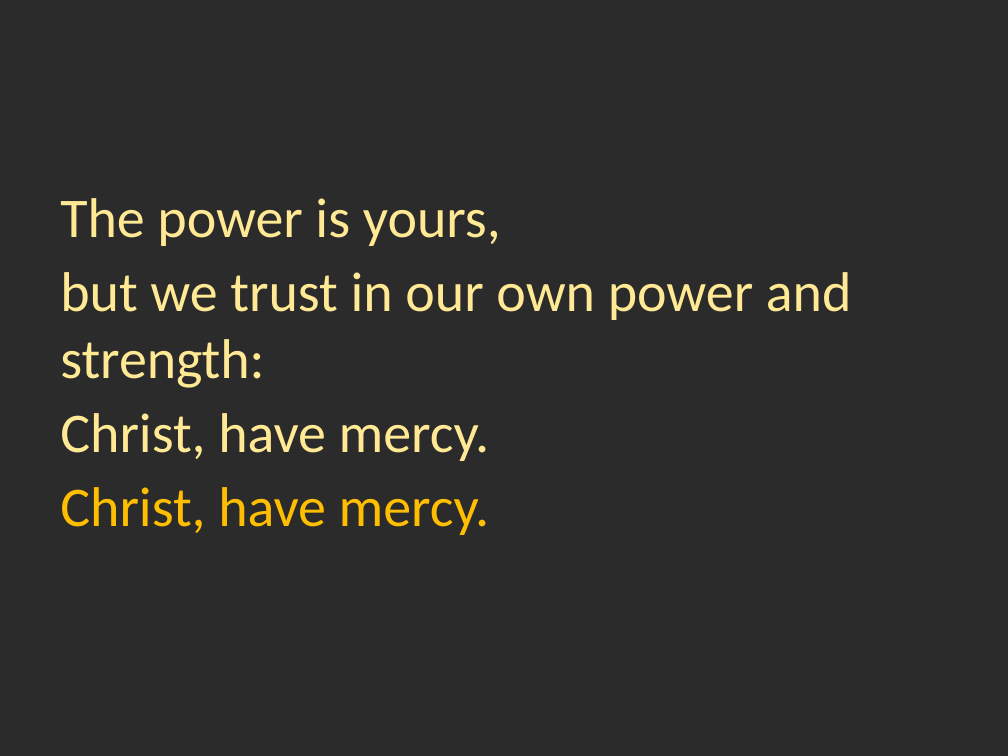
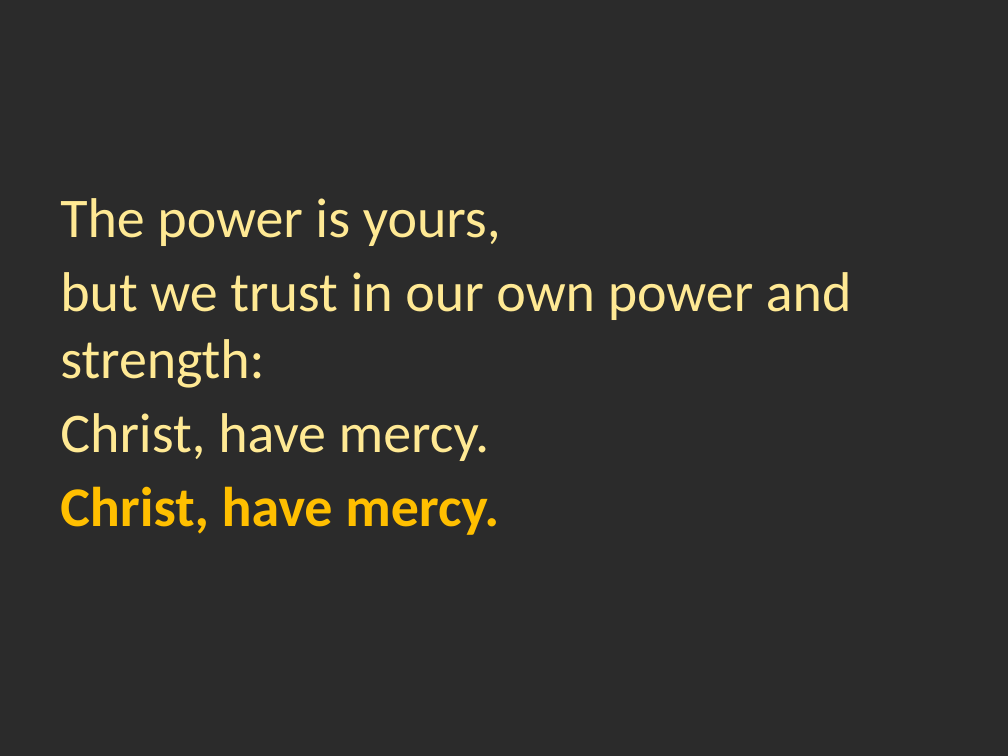
Before and after one commit to WilfridSKendall/WilfridSKendall.github.io, a slide deck: slide 15 of talks/2025-01-26-0930.pptx. Drawn at 1008x756 pixels with LibreOffice and Linux fonts; fonts in the diff are those of the drawing; background and template pictures are left out; a plain dark background stands for a picture behind light text. Boxes give left, top, right and bottom in pixels: in the first picture for what was removed or moved away, otherwise in the second. Text is boxed around its words. In the diff, an @@ line names an element or a change of style, - is before the commit and + after.

```diff
--- a/talks/2025-01-26-0930.pptx
+++ b/talks/2025-01-26-0930.pptx
@@ text at <box>60,486,499,535</box>: bold on in "Christ, have mercy." @@
```
Also in this commit, not shown: 3 other slides changed.
